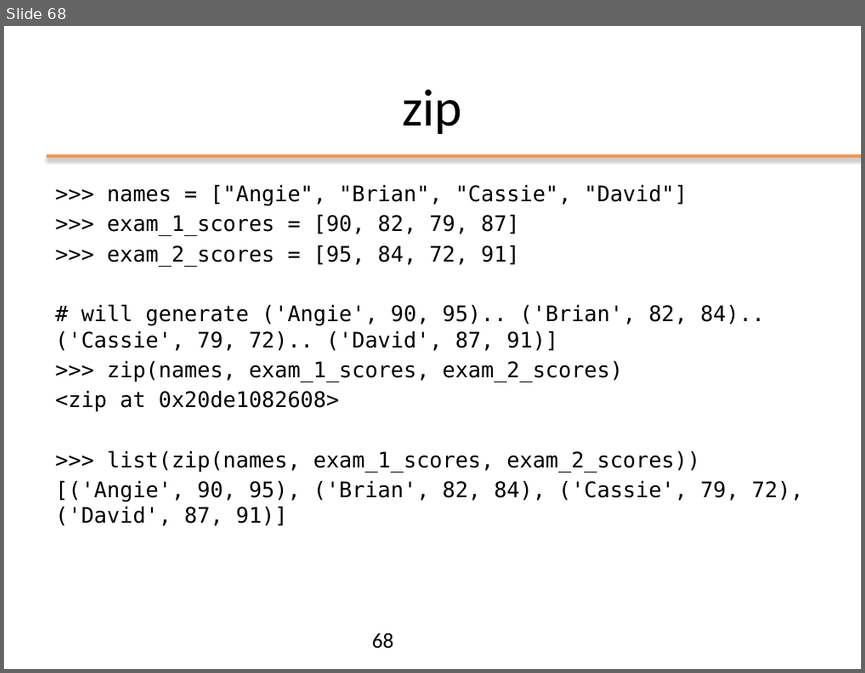
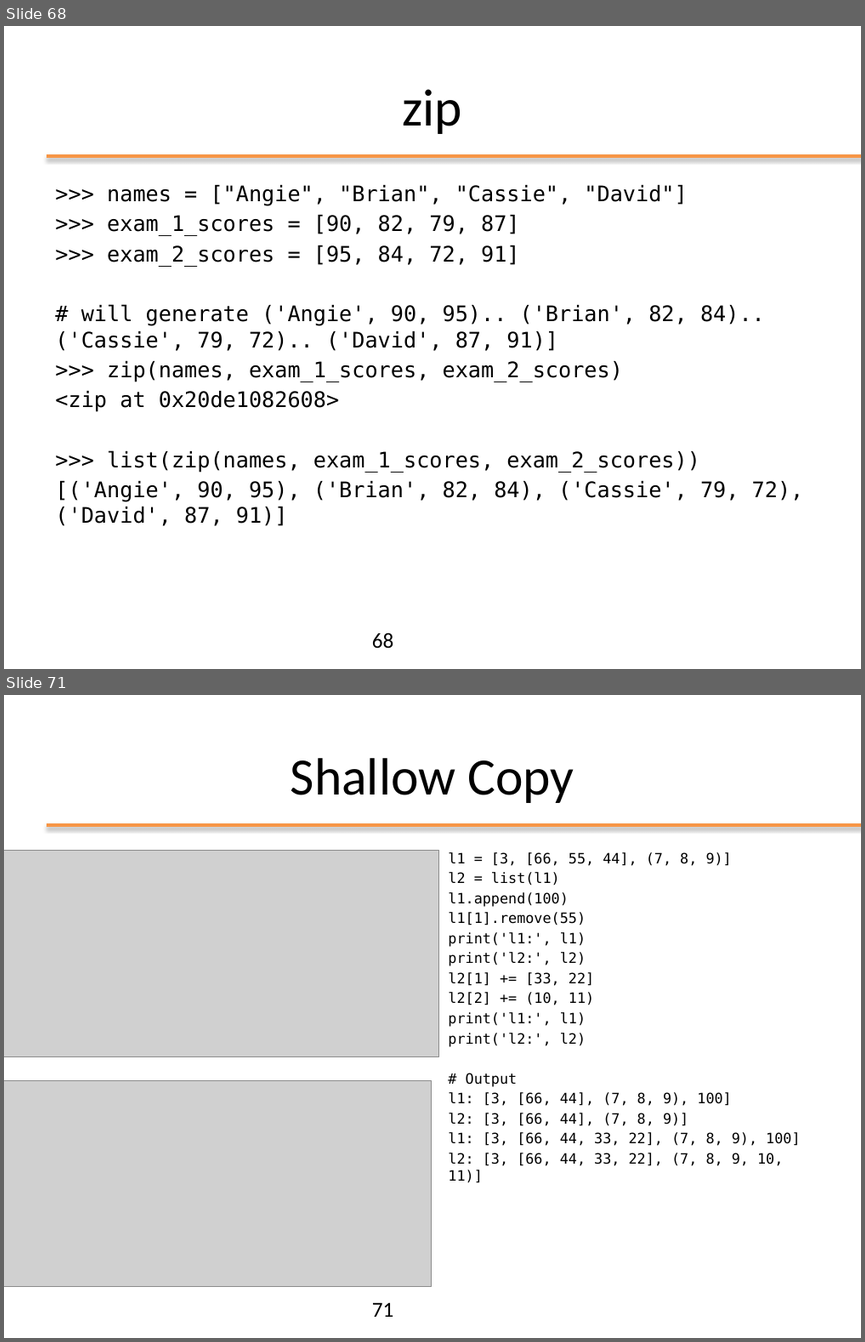
Before and after one commit to nbicocchi/ooprogramming, a slide deck: slides/python/ppt/02 - Data Structures.pptx. Shown one above the other, each under a label of ours: slide 68 before the commit, slides 68 and 71 after it; the slides between them are not shown. The pictures are 865x673 and 865x1342 pixels, drawn with LibreOffice and Linux fonts; fonts in the diff are those of the drawing; grey boxes stand for pictures. Boxes give left, top, right and bottom in pixels: in the first picture for what was removed or moved away, otherwise in the second. Text is boxed around its words. In the diff, an @@ line names an element or a change of style, - is before the commit and + after.

```diff
--- a/slides/python/ppt/02 - Data Structures.pptx
+++ b/slides/python/ppt/02 - Data Structures.pptx
@@ slide 71 added at [4,695,861,1338], background #FFFFFF; not listed: 1 template element that a slide beside it also shows @@
@@ title added at [290,758,574,803], 44 pt, text #000000 @@
+Shallow Copy
@@ picture added at [4,850,438,1056] @@
@@ text added at [448,852,800,1183], 12 pt, text #000000 @@
+l1 = [3, [66, 55, 44], (7, 8, 9)]
+l2 = list(l1)
+l1.append(100)
+l1[1].remove(55)
+print('l1:', l1)
+print('l2:', l2)
+l2[1] += [33, 22]
+l2[2] += (10, 11)
+print('l1:', l1)
+print('l2:', l2)
+# Output
+l1: [3, [66, 44], (7, 8, 9), 100]
+l2: [3, [66, 44], (7, 8, 9)]
+l1: [3, [66, 44, 33, 22], (7, 8, 9), 100]
+l2: [3, [66, 44, 33, 22], (7, 8, 9, 10, 11)]
@@ picture added at [4,1081,432,1287] @@
@@ page number added at [372,1302,394,1316], 18 pt, text #000000 @@
+71
```
Also in this commit, not shown: 2 slides changed, 3 other slides added, 3 other files.
